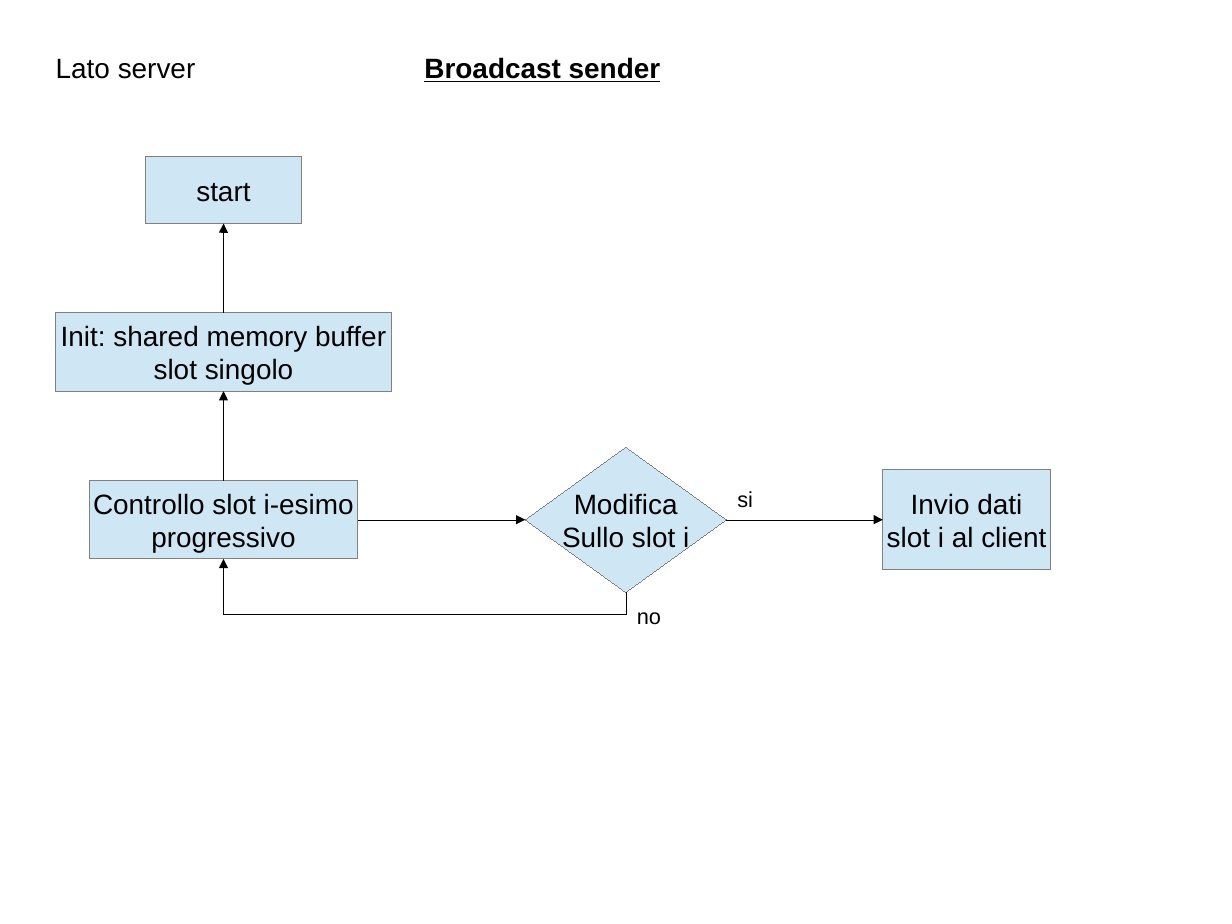
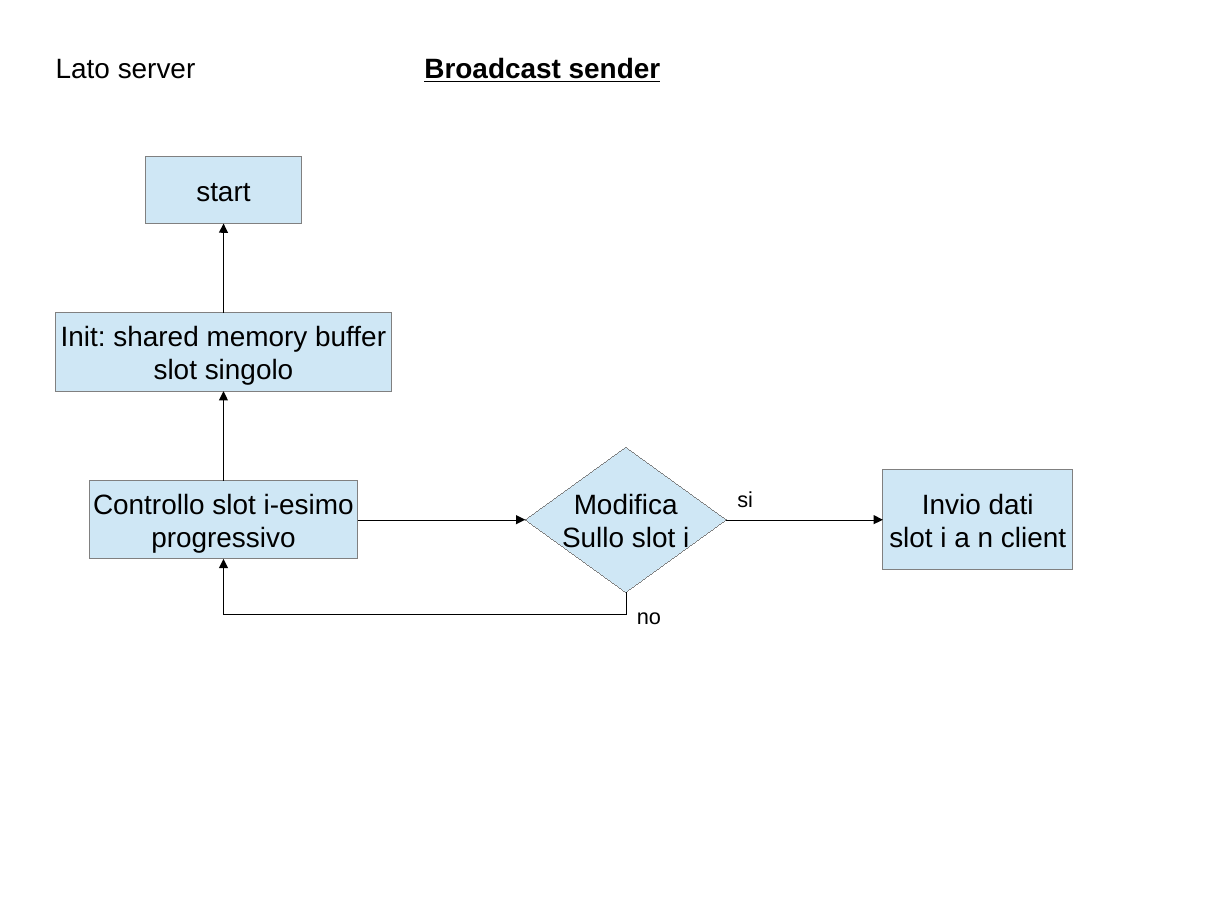
Before and after one commit to polyc/talk-service, a slide deck: slide 4 of SO_projectDiagram.odp (slide 3 before the commit). Drawn at 1232x924 pixels with LibreOffice and Linux fonts; fonts in the diff are those of the drawing. Boxes give left, top, right and bottom in pixels: in the first picture for what was removed or moved away, otherwise in the second. Text is boxed around its words. In the diff, an @@ line names an element or a change of style, - is before the commit and + after.

Commit message:
modifiche piu' aggiunta diagrammi thread lato client

```diff
--- a/SO_projectDiagram.odp
+++ b/SO_projectDiagram.odp
@@ rectangle "Invio dati": place and size @@
-rectangle "Invio dati" at (883, 470, 1051, 570)
+rectangle "Invio dati" at (883, 470, 1073, 570)
@@ text in rectangle at (889, 526, 1066, 548): text changed @@
-slot i al client
+slot i a n client
```
Also in this commit, not shown: 1 other slide changed, 3 slides added.
